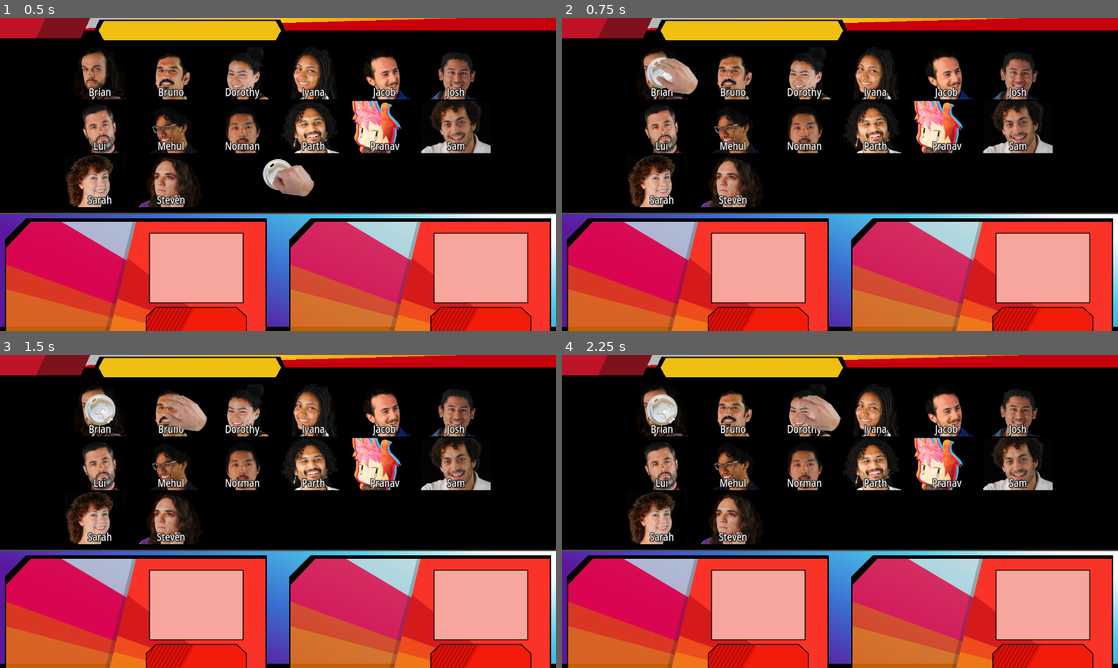
Above: before the commit, frames 1-4 (two rows, left to right).
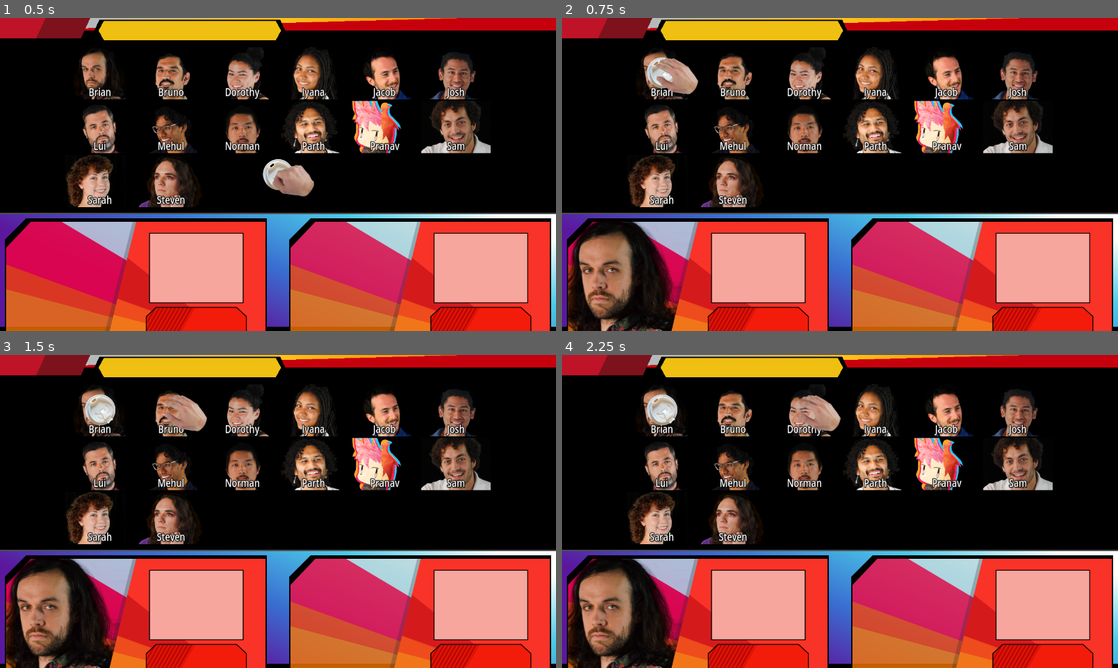
Above: after the commit, the same moments.

Repository: fractal-bootcamp/stevensebexen.super-fractal-bros
Game: Godot game, scene res://scenes/Ui.tscn
Two runs of this game, one before a commit and one after it. Both use one fixed random seed, a clock stepped at 60 frames per second and the inputs below.
Inputs (mouse positions are in pixels of both pictures, inside the frame that each line leads up to):
- Up to frame 1 (0.5 s): no input
- Up to frame 2 (0.75 s): tap Enter at 0.5 s; move the mouse to (662, 74) at 0.52 s; click (662, 74) at 0.67 s
- Up to frame 3 (1.5 s): tap Space at 1.25 s; move the mouse to (172, 411) at 1.27 s; click (172, 411) at 1.42 s
- Up to frame 4 (2.25 s): tap Enter at 2 s; move the mouse to (806, 411) at 2.02 s; click (806, 411) at 2.17 s

Frame 1 is identical in both runs. In frame 2, 6.0% of the frame differs, in the area x 1-22%, y 65-100%; in frame 3, 6.0%; in frame 4, 6.0%.

Commit message:
Implemented portraits on select

Diff:
--- /dev/null
+++ b/global/character_info.gd
@@ -0,0 +1,21 @@
+extends Node
+
+@export var CHARACTER_NAMES: Array[String] = [
+	"Brian", "Bruno", "Dorothy", "Iyana", "Jacob",
+	"Josh", "Lui", "Mehul", "Norman", "Parth",
+	"Pranav", "Sam", "Sarah", "Steven"
+]
+
+var CHARACTER_PORTRAITS: Dictionary
+var CHARACTER_SPLASHES: Dictionary
+
+# Called when the node enters the scene tree for the first time.
+func _ready():
+	for character_name in CHARACTER_NAMES:
+		CHARACTER_PORTRAITS[character_name] = load('res://assets/portraits/%s.png' % character_name)
+		CHARACTER_SPLASHES[character_name] = load('res://assets/splashes/%s.png' % character_name)
+
+
+# Called every frame. 'delta' is the elapsed time since the previous frame.
+func _process(delta):
+	pass
--- a/project.godot
+++ b/project.godot
@@ -18,6 +18,7 @@
 [autoload]
 
 HideMouse="*res://global/hide_mouse.gd"
+CharacterInfo="*res://global/character_info.gd"
 
 [display]
 
--- a/scenes/CharacterSelect/CharacterCard.gd
+++ b/scenes/CharacterSelect/CharacterCard.gd
@@ -27,5 +27,4 @@
 func _on_gui_input(event):
 	if event is InputEventMouseButton:
 		if event.button_index == MOUSE_BUTTON_LEFT and event.pressed:
-			print('a')
 			clicked.emit(character_name)
--- a/scenes/CharacterSelect/CharacterSelect.gd
+++ b/scenes/CharacterSelect/CharacterSelect.gd
@@ -1,12 +1,6 @@
 extends Control
 
 signal character_selected(character_name: String)
-
-var CHARACTER_NAMES: Array[String] = [
-	"Brian", "Bruno", "Dorothy", "Iyana", "Jacob",
-	"Josh", "Lui", "Mehul", "Norman", "Parth",
-	"Pranav", "Sam", "Sarah", "Steven"
-]
 
 var CharacterCard = load("res://scenes/CharacterSelect/CharacterCard.tscn")
 
@@ -21,10 +15,10 @@
 
 
 func create_character_card_box():
-	for i in range(0, CHARACTER_NAMES.size()):
+	for i in range(0, CharacterInfo.CHARACTER_NAMES.size()):
 		var character_card = CharacterCard.instantiate()
-		character_card.portrait = load("res://assets/portraits/%s.png" % CHARACTER_NAMES[i].to_lower())
-		character_card.character_name = CHARACTER_NAMES[i]
+		character_card.portrait = CharacterInfo.CHARACTER_PORTRAITS[CharacterInfo.CHARACTER_NAMES[i]]
+		character_card.character_name = CharacterInfo.CHARACTER_NAMES[i]
 		character_card.clicked.connect(_on_character_card_clicked)
 		$CharacterCards.add_child(character_card)
 
--- a/scenes/CharacterSelect/SelectCursor/Token.gd
+++ b/scenes/CharacterSelect/SelectCursor/Token.gd
@@ -40,5 +40,4 @@
 func _on_token_texture_gui_input(event):
 	if event is InputEventMouseButton:
 		if event.button_index == MOUSE_BUTTON_LEFT and event.pressed:
-			print('b')
 			clicked.emit()
--- /dev/null
+++ b/scenes/PrevewPane/PreviewPane.gd
@@ -0,0 +1,18 @@
+extends Control
+
+@export var selected_character: String
+
+# Called when the node enters the scene tree for the first time.
+func _ready():
+	pass # Replace with function body.
+
+
+# Called every frame. 'delta' is the elapsed time since the previous frame.
+func _process(delta):
+	pass
+
+func set_selected_character(character_name: String):
+	selected_character = character_name
+	$PlayerSplash.texture = CharacterInfo.CHARACTER_SPLASHES[character_name]
+	$PlayerSplash.color = Color(255, 255, 255, 1.0)
+	print(character_name)
--- a/scenes/PrevewPane/PreviewPane.tscn
+++ b/scenes/PrevewPane/PreviewPane.tscn
@@ -1,5 +1,6 @@
-[gd_scene load_steps=4 format=3 uid="uid://bi3m6kfeinph0"]
+[gd_scene load_steps=5 format=3 uid="uid://bi3m6kfeinph0"]
 
+[ext_resource type="Script" path="res://scenes/PrevewPane/PreviewPane.gd" id="1_24fih"]
 [ext_resource type="PackedScene" uid="uid://cyxtw8anfnq12" path="res://scenes/PrevewPane/PlayerWindow/PlayerWindow.tscn" id="1_ukvni"]
 
 [sub_resource type="Gradient" id="Gradient_4hxvg"]
@@ -22,6 +23,7 @@
 grow_horizontal = 2
 grow_vertical = 2
 mouse_filter = 1
+script = ExtResource("1_24fih")
 
 [node name="Background" type="TextureRect" parent="."]
 layout_mode = 0
@@ -52,3 +54,9 @@
 offset_right = -11.0
 offset_bottom = -259.0
 mouse_filter = 1
+
+[node name="PlayerSplash" type="Polygon2D" parent="."]
+texture_repeat = 1
+position = Vector2(0, 18)
+color = Color(1, 1, 1, 0)
+polygon = PackedVector2Array(14, 58, 71, 0, 313, 0, 252, 251, 14, 251)
--- a/scenes/Ui.gd
+++ b/scenes/Ui.gd
@@ -1,5 +1,6 @@
 extends Control
 
+var selected_char = null
 
 # Called when the node enters the scene tree for the first time.
 func _ready():
@@ -14,12 +15,13 @@
 func _on_character_select_character_selected(character_name):
 	if $Token.state == $Token.STATE.DROPPED:
 		return
-	print("Character selected: %s" % character_name)
+	selected_char = character_name
+	$PreviewPane.set_selected_character(character_name)
 	$Token.drop()
 	$Cursor.open_hand()
 
 
 func _on_token_clicked():
-	print("Token picked up")
+	selected_char = null
 	$Token.pick_up()
 	$Cursor.close_hand()
Binary file changed: assets/splashes/sarah.png
